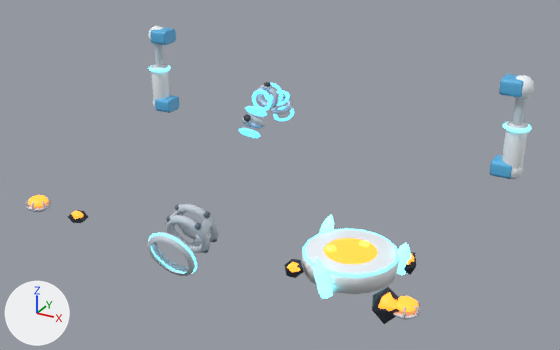
An edit to the FBX model store-assets/buildings/LavaPump/fbx/LavaPump_T3_Upgrades.fbx, drawn before and after from the same camera.
One viewpoint serves both versions: a 50 mm lens placed at (7.53, -14.14, 8.39), pointed at (0.53, -1.41, 2.02). Arrows for +X, +Y and +Z are at lower left; the lights stay in place. The first picture is the older version.

In view in the first picture: 'LavaPumpT3U1Clamps', 'LavaPumpT3U1ClampsGlow', 'LavaPumpT3U1Reinforce', 'LavaPumpT3U2Lamp1', 'LavaPumpT3U2Lamp1Glow', 'LavaPumpT3U2Lamp2', 'LavaPumpT3U2Lamp2Glow', 'LavaPumpT3U3Piston1', 'LavaPumpT3U3Piston2', 'LavaPumpT3U5Fountain', 'LavaPumpT3U5FountainGlow', 'LavaPumpT3U5GlowRocks', 'LavaPumpT3U5GlowRocksGlow' and 3 more.
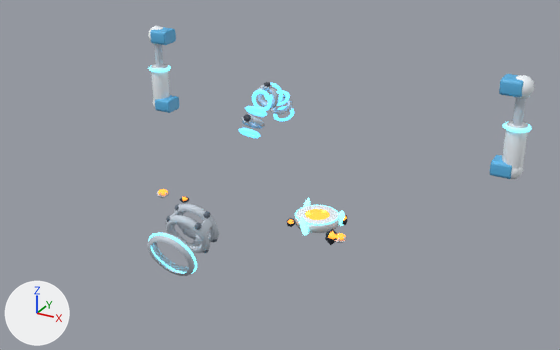
The newer file is also rescaled (x0.482), turned or shifted as a whole; pictures and numbers use the older file's frame.

What differs and where, as boxes (x1, y1, x2, y2) in the pictures (560 x 350 px):
'LavaPumpT3U5Fountain', moved, rescaled (53% narrower, 56% shorter)
    before: (301, 229, 400, 294)
    after: (294, 205, 340, 233)
'LavaPumpT3U5FountainGlow', moved, rescaled (54% narrower, 55% shorter)
    before: (302, 214, 411, 298)
    after: (295, 198, 345, 235)
'LavaPumpT3U5GlowRocks', moved, rescaled (52% narrower, 57% shorter)
    before: (68, 210, 416, 324)
    after: (180, 196, 347, 245)
'LavaPumpT3U5GlowRocksGlow', moved, rescaled (52% narrower, 57% shorter)
    before: (71, 211, 414, 311)
    after: (182, 197, 347, 239)
'LavaPumpT3U2Lamp2Glow', moved, rescaled
    before: (396, 296, 418, 312)
    after: (336, 233, 346, 240)
'LavaPumpT3U2Lamp2', moved, rescaled
    before: (393, 295, 421, 320)
    after: (334, 234, 347, 243)
'LavaPumpT3U2Lamp1', moved, rescaled (50% narrower, 50% shorter)
    before: (26, 195, 51, 212)
    after: (157, 190, 169, 198)
'LavaPumpT3U2Lamp1Glow', moved, rescaled (48% narrower, 46% shorter)
    before: (28, 195, 48, 207)
    after: (158, 189, 168, 195)

What changed in the scene script:
```text
Change ob_lavapumpt3u5fountain:
    ob_lavapumpt3u5fountain.location: (0.0, 0.0, 0.0) -> (0.0, -0.03, 0.58)
    ob_lavapumpt3u5fountain.scale: (1.0, 1.0, 1.0) -> (0.518, 0.518, 0.518)
Change ob_lavapumpt3u2lamp2:
    ob_lavapumpt3u2lamp2.location: (0.0, 0.0, 0.0) -> (0.0, -0.03, 0.58)
    ob_lavapumpt3u2lamp2.scale: (1.0, 1.0, 1.0) -> (0.518, 0.518, 0.518)
Change ob_lavapumpt3u2lamp1:
    ob_lavapumpt3u2lamp1.location: (0.0, 0.0, 0.0) -> (0.0, -0.03, 0.58)
    ob_lavapumpt3u2lamp1.scale: (1.0, 1.0, 1.0) -> (0.518, 0.518, 0.518)
Change ob_lavapumpt3u5glowrocksglow:
    ob_lavapumpt3u5glowrocksglow.location: (0.0, 0.0, 0.0) -> (0.0, -0.03, 0.58)
    ob_lavapumpt3u5glowrocksglow.scale: (1.0, 1.0, 1.0) -> (0.518, 0.518, 0.518)
Change ob_lavapumpt3u2lamp2glow:
    ob_lavapumpt3u2lamp2glow.location: (0.0, 0.0, 0.0) -> (0.0, -0.03, 0.58)
    ob_lavapumpt3u2lamp2glow.scale: (1.0, 1.0, 1.0) -> (0.518, 0.518, 0.518)
Change ob_lavapumpt3u2lamp1glow:
    ob_lavapumpt3u2lamp1glow.location: (0.0, 0.0, 0.0) -> (0.0, -0.03, 0.58)
    ob_lavapumpt3u2lamp1glow.scale: (1.0, 1.0, 1.0) -> (0.518, 0.518, 0.518)
Change ob_lavapumpt3u5glowrocks:
    ob_lavapumpt3u5glowrocks.location: (0.0, 0.0, 0.0) -> (0.0, -0.03, 0.58)
    ob_lavapumpt3u5glowrocks.scale: (1.0, 1.0, 1.0) -> (0.518, 0.518, 0.518)
Change ob_lavapumpt3u5fountainglow:
    ob_lavapumpt3u5fountainglow.location: (0.0, 0.0, 0.0) -> (0.0, -0.03, 0.58)
    ob_lavapumpt3u5fountainglow.scale: (1.0, 1.0, 1.0) -> (0.518, 0.518, 0.518)
```
